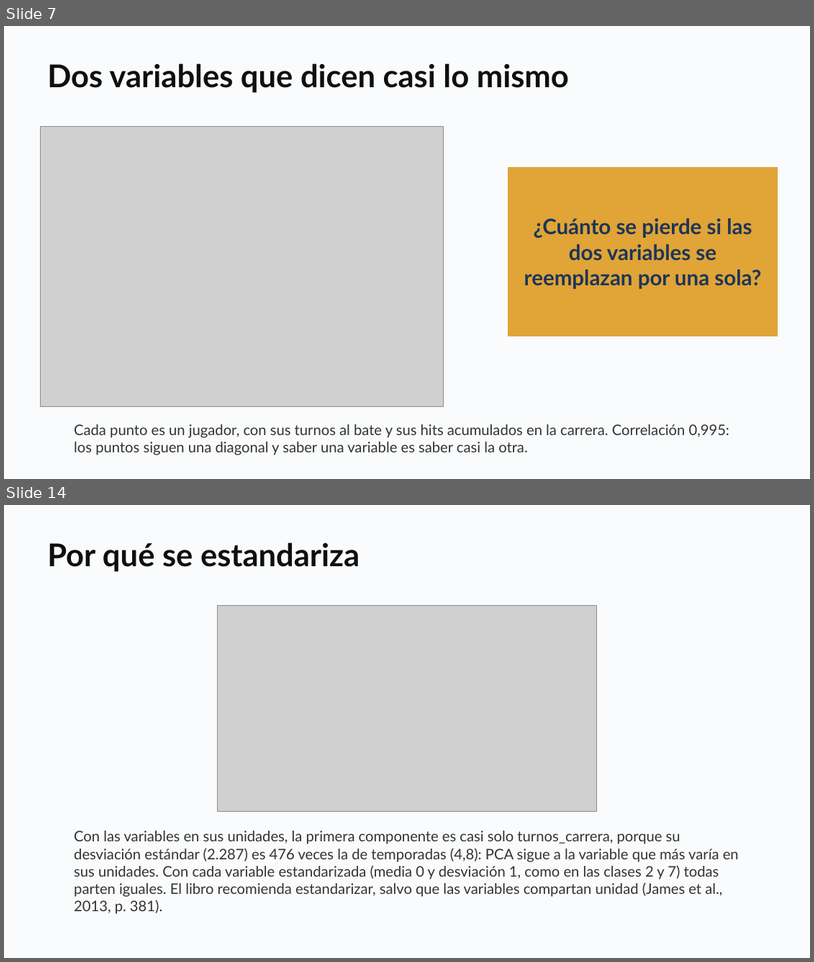
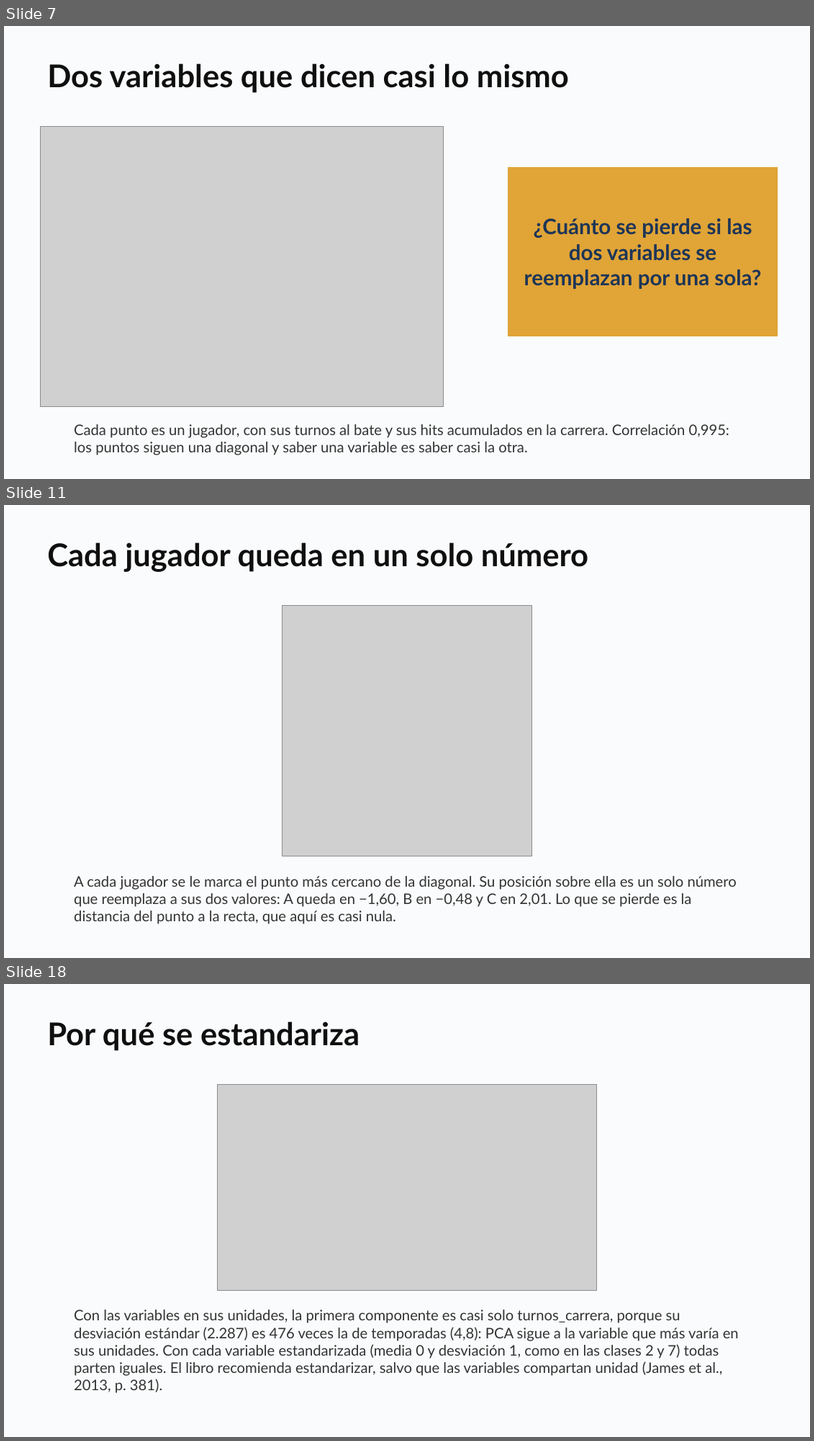
Before and after one commit to daniopitz/diplomado-cdd, a slide deck: presentaciones/clase08_componentes_principales.pptx. Shown one above the other, each under a label of ours: slides 7 and 14 before the commit, slides 7, 11 and 18 after it; the slides between them are not shown. The pictures are 814x962 and 814x1441 pixels, drawn with LibreOffice and Linux fonts; fonts in the diff are those of the drawing; grey boxes stand for pictures. Boxes give left, top, right and bottom in pixels: in the first picture for what was removed or moved away, otherwise in the second. Text is boxed around its words. In the diff, an @@ line names an element or a change of style, - is before the commit and + after.

```diff
--- a/presentaciones/clase08_componentes_principales.pptx
+++ b/presentaciones/clase08_componentes_principales.pptx
@@ slide 11 added at box(4, 505, 810, 958), background #FFFFFF @@
@@ rectangle added at box(4, 505, 810, 958), fill #FAFBFC @@
@@ text added at box(47, 542, 589, 572), 28 pt, text #0F0F0F, bold @@
+Cada jugador queda en un solo número
@@ picture added at box(282, 606, 532, 856) @@
@@ text added at box(74, 876, 737, 924), 13 pt, text #333333 @@
+A cada jugador se le marca el punto más cercano de la diagonal. Su posición sobre ella es un solo número que reemplaza a sus dos valores: A queda en −1,60, B en −0,48 y C en 2,01. Lo que se pierde es la distancia del punto a la recta, que aquí es casi nula.
@@ what was slide 14 is now slide 18 @@
```
Also in this commit, not shown: 5 slides changed, 4 other slides added, 1 slide removed, 1 other file.
